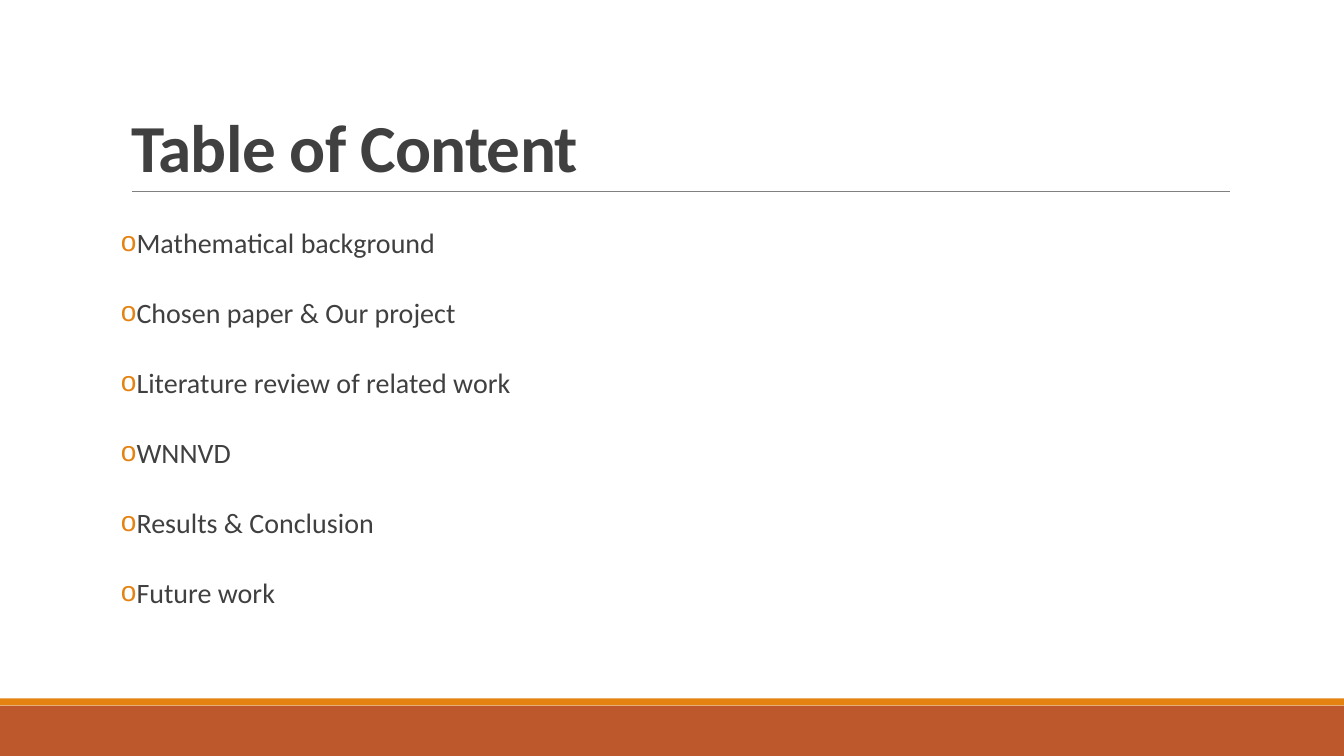
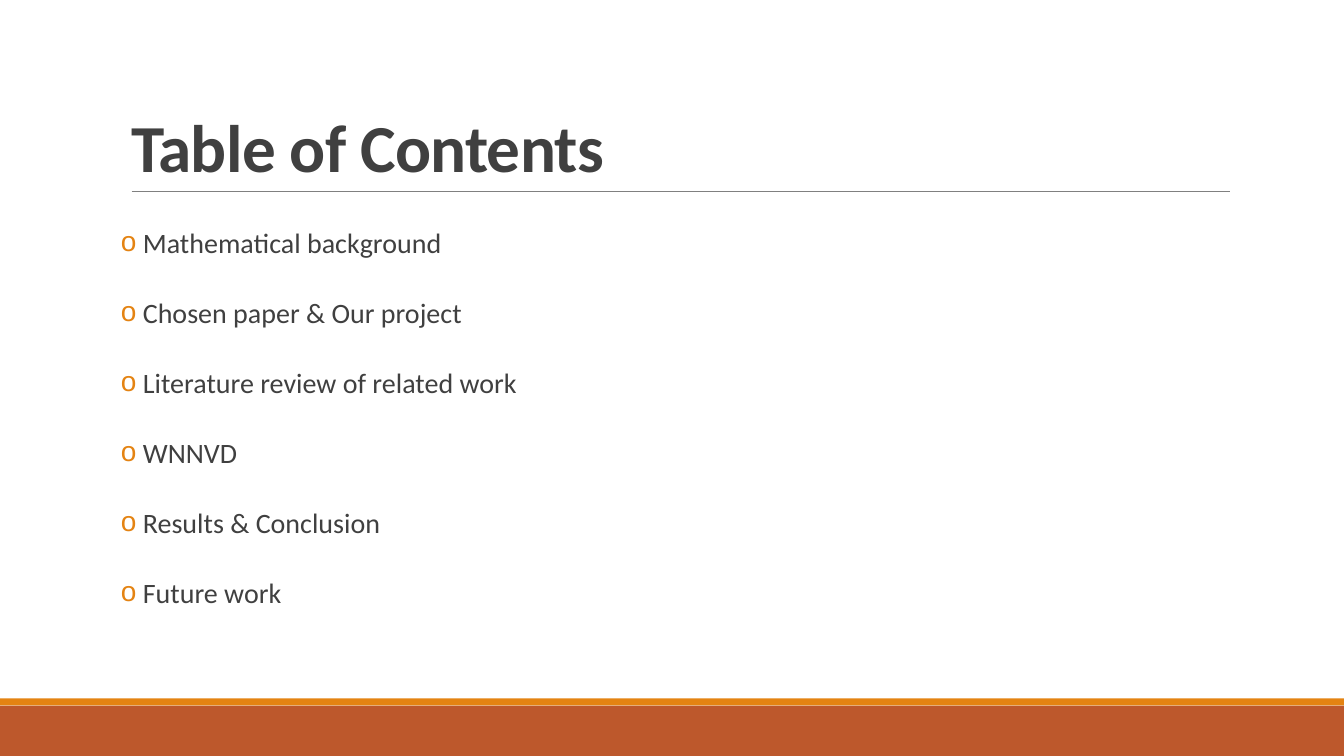
Before and after one commit to roy-hachnochi/WNNM-Video-Denoising, a slide deck: slide 2 of Project Presentation.pptx. Drawn at 1344x756 pixels with LibreOffice and Linux fonts; fonts in the diff are those of the drawing. Boxes give left, top, right and bottom in pixels: in the first picture for what was removed or moved away, otherwise in the second. Text is boxed around its words. In the diff, an @@ line names an element or a change of style, - is before the commit and + after.

```diff
--- a/Project Presentation.pptx
+++ b/Project Presentation.pptx
@@ title at <box>131,125,604,173</box>: text changed @@
-Table of Content
+Table of Contents
@@ text "Mathematical background": place and size @@
-text "Mathematical background" at <box>137,233,510,603</box>
+text "Mathematical background" at <box>143,233,517,603</box>
```
Also in this commit, not shown: 15 other slides changed, 4 slides added, 4 other files.
